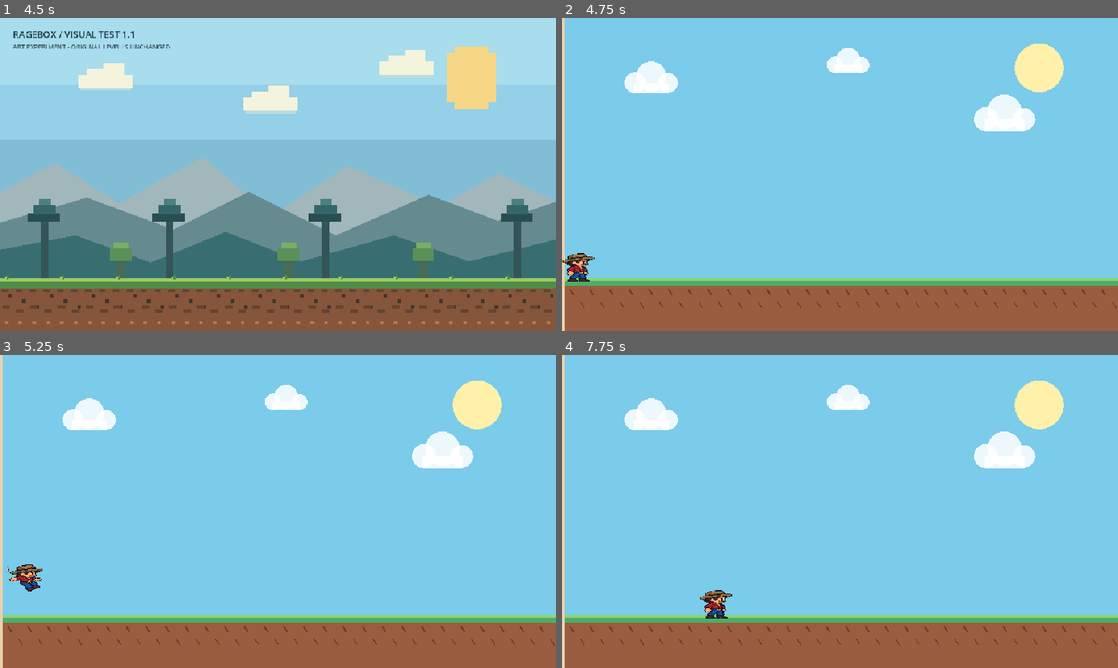
Above: before the commit, frames 1-4 (two rows, left to right).
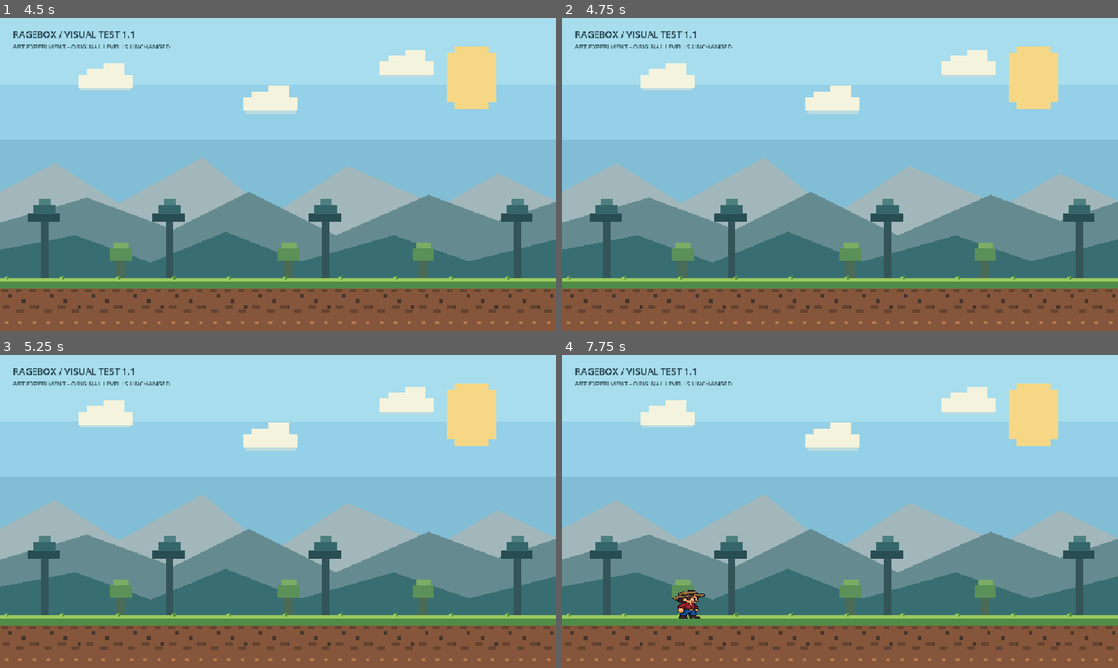
Above: after the commit, the same moments.

Repository: eldinhamzic/ragebox
Game: Godot game, scene res://scenes/blocks/block01/Level01VisualTest.tscn
Two runs of this game, one before a commit and one after it. Both use one fixed random seed, a clock stepped at 60 frames per second and the inputs below. This scene is started directly instead of the project's main scene.
Inputs (mouse positions are in pixels of both pictures, inside the frame that each line leads up to):
- Up to frame 1 (4.5 s): tap Enter at 0.5, 3.5 s; move the mouse to (250, 237) at 0.52 s; hold D (move_right) 0.53-1.25 s; hold S (crouch) 0.53-1.25 s; click (250, 237) at 0.67 s; tap Space (jump) at 0.77, 2, 3.77 s; drag from (444, 221) to (250, 237) at 1.27 s; move the mouse to (111, 127) at 2.02 s; hold A (move_left) 2.03-2.75 s; hold S (crouch) 2.03-2.75 s; drag from (305, 174) to (111, 127) at 2.77 s; move the mouse to (194, 96) at 3.52 s; hold A (move_left) 3.53-4.25 s; hold S (crouch) 3.53-4.25 s; drag from (400, 158) to (194, 96) at 4.27 s
- Up to frame 2 (4.75 s): no input
- Up to frame 3 (5.25 s): tap Space (jump) at 5 s; move the mouse to (166, 527) at 5.02 s; hold D (move_right) from 5.03 s (still down); hold S (crouch) from 5.03 s (still down); click (166, 527) at 5.17 s
- Up to frame 4 (7.75 s): release D (move_right) at 5.75 s; release S (crouch) at 5.75 s; drag from (895, 442) to (728, 527) at 5.77 s; tap Enter at 6.5 s; move the mouse to (812, 574) at 6.52 s; hold D (move_right) 6.53-7.25 s; hold S (crouch) 6.53-7.25 s; tap Space (jump) at 6.77 s; drag from (1006, 558) to (812, 574) at 7.27 s

Frame 1 is identical in both runs. In frame 2, 73% of the frame differs, in the area x 0-100%, y 0-100%; in frame 3, 73%; in frame 4, 73%.
Error before the commit: Cannot call method 'create_timer' on a null value. (res://scripts/player/player.gd:150)

Commit message:
Keep visual test deaths isolated from campaign

Diff:
--- a/games/troll-run/scripts/blocks/block01/level01_visual_test.gd
+++ b/games/troll-run/scripts/blocks/block01/level01_visual_test.gd
@@ -12,6 +12,10 @@
 const SOIL_DARK := Color("#45342b")
 const TURF := Color("#508c47")
 const TURF_LIGHT := Color("#9bc95e")
+
+func _on_player_died() -> void:
+    # The preview remains on this scene instead of restarting the campaign.
+    deaths += 1
 
 func _process(_delta: float) -> void:
     # Test only: reaching the end must never advance campaign progress.
